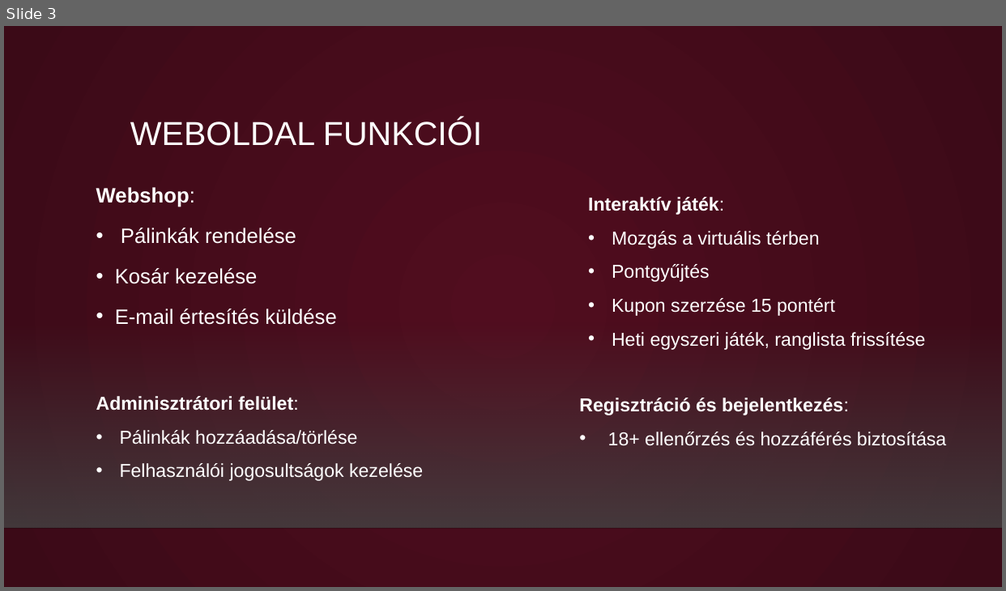
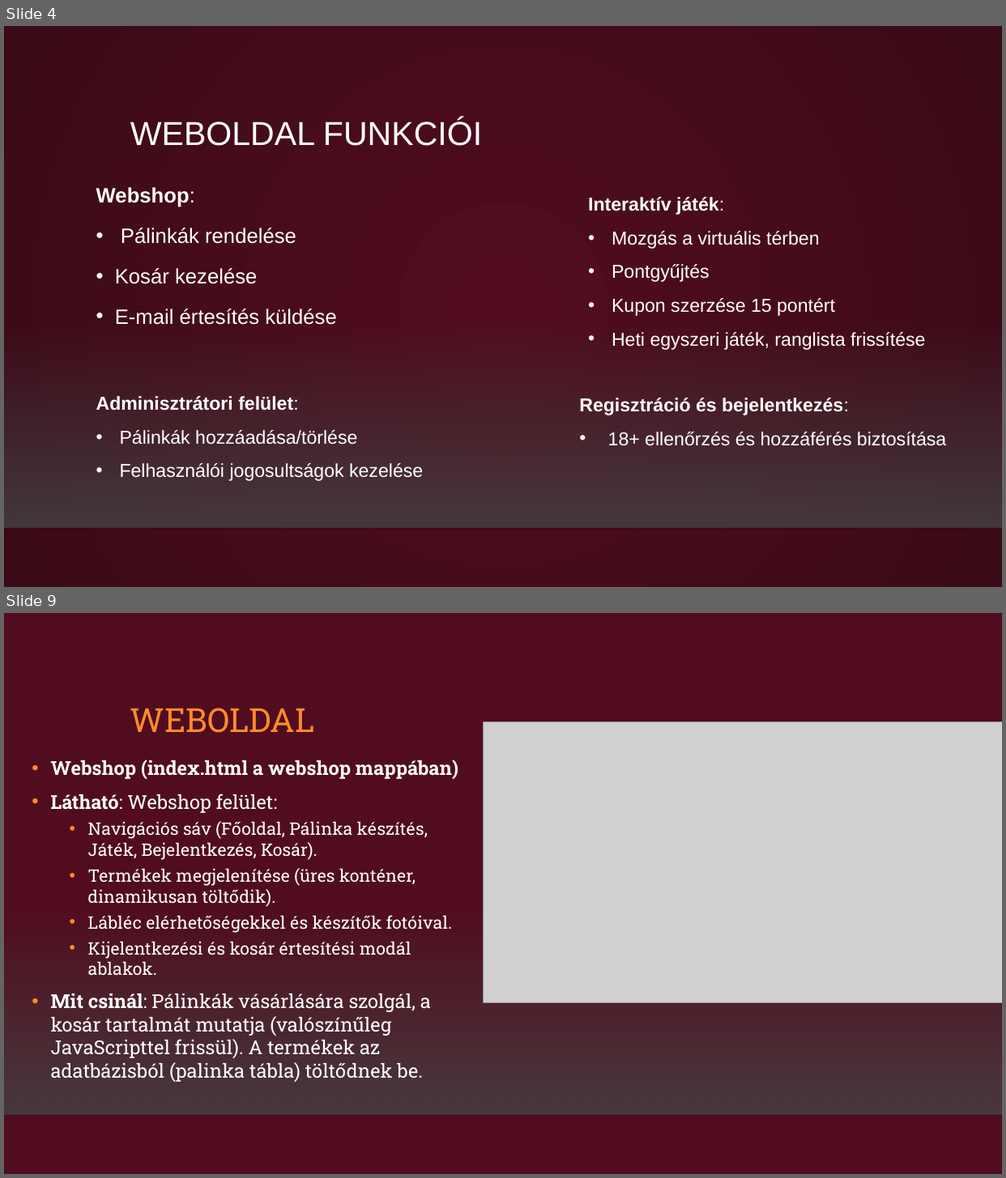
Before and after one commit to rozlev/Mestermunka, a slide deck: A pálinka mesterei/A pálinka mesterei.pptx. Shown one above the other, each under a label of ours: slide 3 before the commit, slides 4 and 9 after it; the slides between them are not shown. The pictures are 1006x591 and 1006x1178 pixels, drawn with LibreOffice and Linux fonts; fonts in the diff are those of the drawing; grey boxes stand for pictures; background and template pictures are left out. Boxes give left, top, right and bottom in pixels: in the first picture for what was removed or moved away, otherwise in the second. Text is boxed around its words. In the diff, an @@ line names an element or a change of style, - is before the commit and + after.

```diff
--- a/A pálinka mesterei/A pálinka mesterei.pptx
+++ b/A pálinka mesterei/A pálinka mesterei.pptx
@@ slide 9 added at [4, 613, 1002, 1174], background gradient #510D1F to #000000; not listed: 2 template elements that a slide beside it also shows @@
@@ title added at [130, 708, 315, 733], 32 pt, text #FB8C29 @@
+WEBOLDAL
@@ picture added at [484, 722, 1002, 1003] @@
@@ text added at [51, 760, 458, 1082], 16.6 pt, text #FFFFFF @@
+• Webshop (index.html a webshop mappában)
+• Látható: Webshop felület:
+  • Navigációs sáv (Főoldal, Pálinka készítés, Játék, Bejelentkezés, Kosár).
+  • Termékek megjelenítése (üres konténer, dinamikusan töltődik).
+  • Lábléc elérhetőségekkel és készítők fotóival.
+  • Kijelentkezési és kosár értesítési modál ablakok.
+• Mit csinál: Pálinkák vásárlására szolgál, a kosár tartalmát mutatja (valószínűleg JavaScripttel frissül). A termékek az adatbázisból (palinka tábla) töltődnek be.
@@ what was slide 3 is now slide 4 @@
```
Also in this commit, not shown: 14 other slides added.
